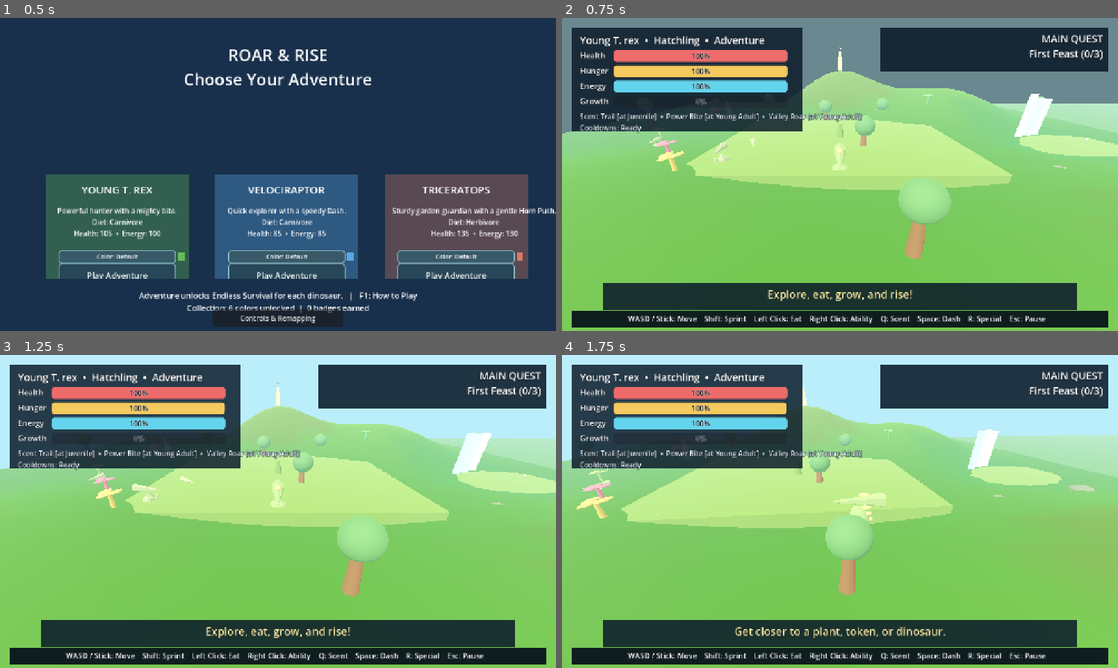
Above: before the commit, frames 1-4 (two rows, left to right).
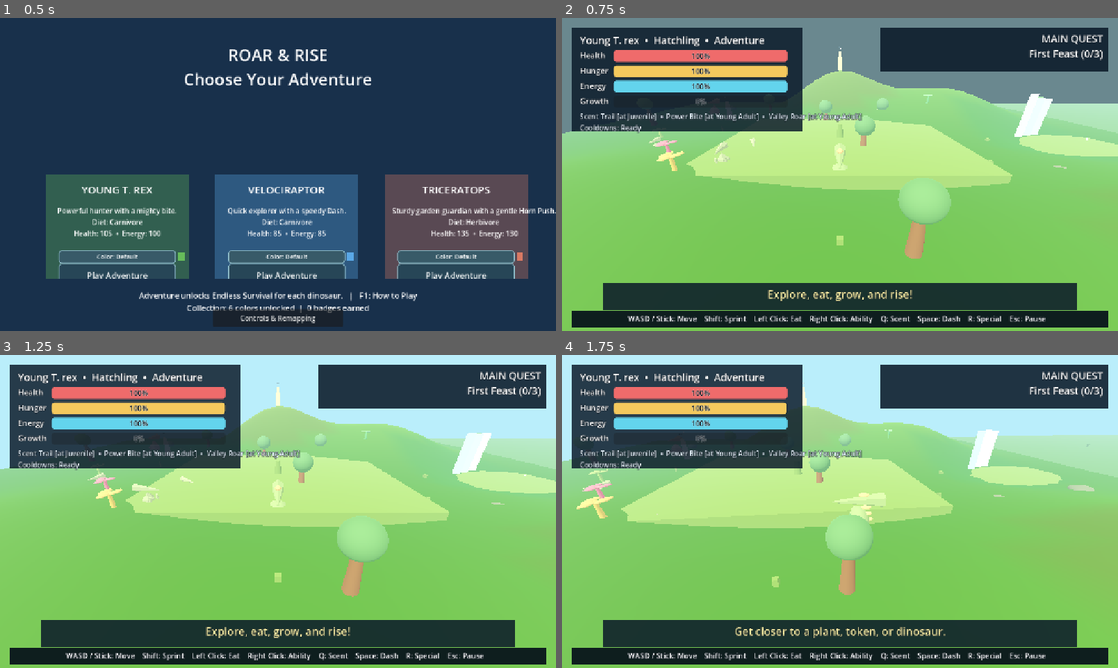
Above: after the commit, the same moments.

Repository: mschalle/Dino-Game
Game: Godot game, scene res://Main.tscn
Two runs of this game, one before a commit and one after it. Both use one fixed random seed, a clock stepped at 60 frames per second and the inputs below.
Inputs (mouse positions are in pixels of both pictures, inside the frame that each line leads up to):
- Up to frame 1 (0.5 s): no input
- Up to frame 2 (0.75 s): click "Play Adventure" at 0.5 s
- Up to frame 3 (1.25 s): no input
- Up to frame 4 (1.75 s): tap Enter at 1.25 s; move the mouse to (962, 495) at 1.27 s; hold D (move_right) from 1.28 s (still down); click (962, 495) at 1.35 s

Frame 1 is identical in both runs. In frame 2, less than 0.1% of the frame differs, in the area x 49-78%, y 38-73%; in frame 3, less than 0.1%; in frame 4, less than 0.1%, in the area x 20-69%, y 36-75%.

Commit message:
Add batched biome vegetation

Diff:
--- a/tests/run_tests.gd
+++ b/tests/run_tests.gd
@@ -94,6 +94,8 @@
 		_check(visual_root.get_child_count() >= 1, "%s should create a visible landmark mesh" % chunk.chunk_id)
 		_check(visual_root.get_node_or_null("Ground") != null, "%s should create a ground mesh" % chunk.chunk_id)
 		_check(visual_root.get_node_or_null("GroundCollision") != null, "%s should create ground collision" % chunk.chunk_id)
+		var vegetation := visual_root.get_node_or_null("Vegetation") as MultiMeshInstance3D
+		_check(vegetation != null and vegetation.multimesh != null and vegetation.multimesh.instance_count > 0, "%s should create batched vegetation" % chunk.chunk_id)
 		if chunk.biome != "Nest Basin":
 			_check(visual_root.get_node_or_null("Elevation") != null, "%s should create an elevated terrain feature" % chunk.chunk_id)
 			_check(visual_root.get_node_or_null("ElevationCollision") != null, "%s should create elevated terrain collision" % chunk.chunk_id)
--- a/world_chunk_visual.gd
+++ b/world_chunk_visual.gd
@@ -16,6 +16,7 @@
 	var landmark := str(get_meta("landmark", biome))
 	_create_ground(biome)
 	_create_elevation(biome)
+	_create_vegetation(biome)
 	var marker := MeshInstance3D.new()
 	var pillar := CylinderMesh.new()
 	pillar.top_radius = 0.18
@@ -110,3 +111,20 @@
 	collider.position = position
 	body.add_child(collider)
 	add_child(body)
+
+func _create_vegetation(biome: String) -> void:
+	var foliage := MultiMeshInstance3D.new()
+	foliage.name = "Vegetation"
+	var batch := MultiMesh.new()
+	batch.transform_format = MultiMesh.TRANSFORM_3D
+	batch.instance_count = 10 if biome == "River Wetlands" else 16
+	var blade := BoxMesh.new()
+	blade.size = Vector3(0.22, 0.7, 0.22)
+	blade.material = _biome_material(biome)
+	batch.mesh = blade
+	for index in batch.instance_count:
+		var x := float((index * 13) % 29) - 14.0
+		var z := float((index * 17) % 29) - 14.0
+		batch.set_instance_transform(index, Transform3D(Basis.IDENTITY.scaled(Vector3.ONE * (0.8 + float(index % 3) * 0.15)), Vector3(x, 0.35, z)))
+	foliage.multimesh = batch
+	add_child(foliage)
Not shown, changed: PROJECT_PLAN.md
